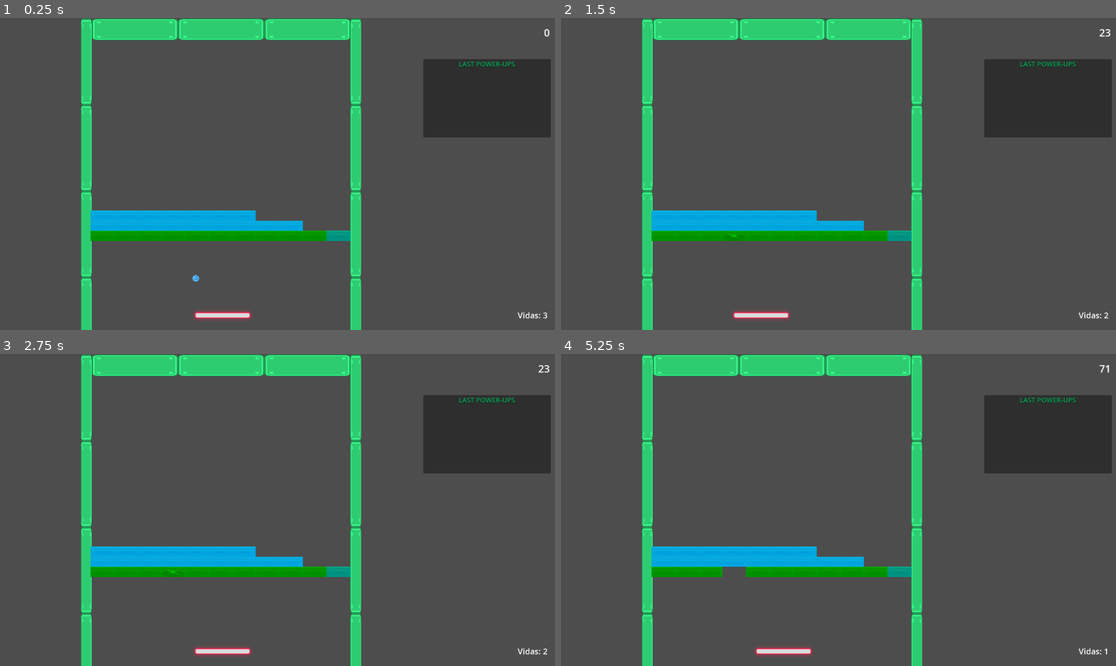
Above: before the commit, frames 1-4 (two rows, left to right).
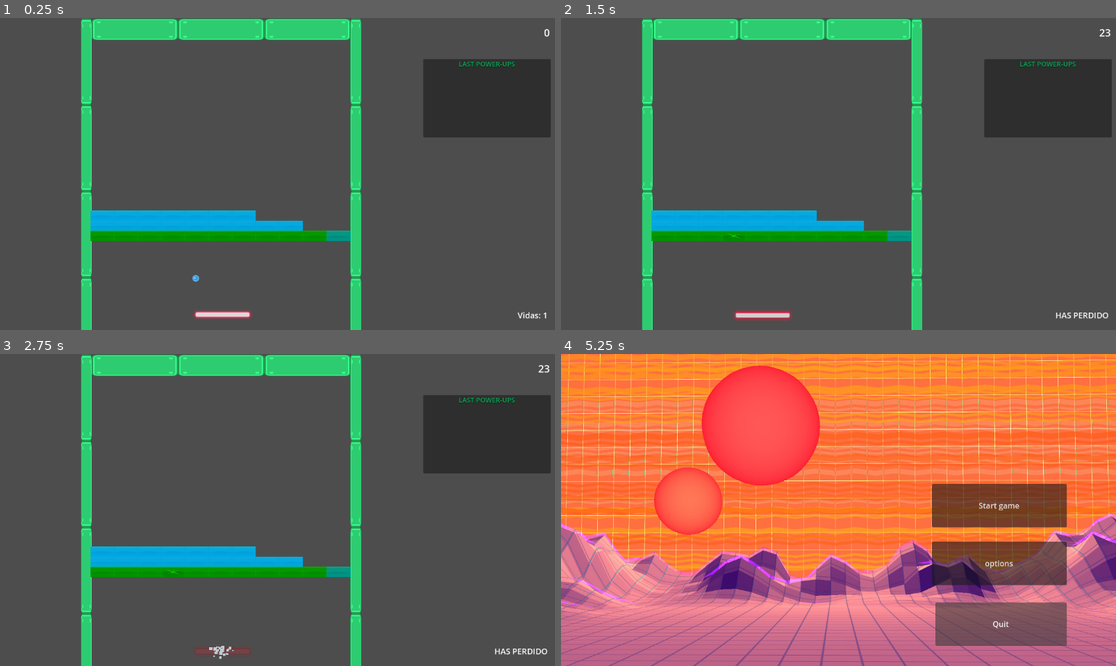
Above: after the commit, the same moments.

Repository: Asmatu-cell/godot.test.arkanoid-clon
Game: Godot game, scene res://Scenes/Niveles/nivel_a.tscn
The game is run twice, just before and just after one commit, with the same random seed, the same clock (stepped at 60 frames per second) and the same inputs. This scene is started directly instead of the project's main scene.
Inputs (mouse positions are in pixels of both pictures, inside the frame that each line leads up to):
- Up to frame 1 (0.25 s): no input
- Up to frame 2 (1.5 s): tap Enter at 0.5 s; tap Space (disparo) at 0.6 s; tap Left (lpad) at 1.35 s
- Up to frame 3 (2.75 s): tap Right (rpad) at 2.1 s
- Up to frame 4 (5.25 s): tap Space (disparo) at 2.85 s; tap Left (lpad) at 3.6 s; tap Right (rpad) at 4.35 s; click (1010, 619) at 5 s, where only the run after the commit has a clickable "Back to Main Menu"

The runs differ from the first frame. In frame 1, 0.2% of the frame differs, in the area x 35-99%, y 93-98%; in frame 2, 0.1%; in frame 3, 0.4%; in frame 4, 100%, in the area x 0-100%, y 0-100%.

Commit message:
Sistema de Game Over, animación de tabla y otros

Diff:
--- a/Scenes/Niveles/nivel_1.tscn
+++ b/Scenes/Niveles/nivel_1.tscn
@@ -386,4 +386,4 @@
 
 [node name="PowerUp" parent="." instance=ExtResource("8_6eof7")]
 position = Vector2(364, 588)
-force_type = "Metal"
+force_type = "Fire"
--- /dev/null
+++ b/Scenes/Niveles/nivel_2.tscn
@@ -0,0 +1,123 @@
+[gd_scene load_steps=8 format=3 uid="uid://umne5wfmrkjd"]
+
+[ext_resource type="Script" path="res://Scenes/Niveles/nivel_a.gd" id="1_k6amf"]
+[ext_resource type="PackedScene" uid="uid://do4fx8tyf7nmr" path="res://Scenes/UI/game_ui.tscn" id="2_sw3jk"]
+[ext_resource type="PackedScene" uid="uid://cmnxmea36b686" path="res://Scenes/paredes/paredes.tscn" id="3_5elsc"]
+[ext_resource type="Script" path="res://Scenes/Camera2D.gd" id="4_wih0w"]
+[ext_resource type="PackedScene" uid="uid://cm6eh8e2jhm88" path="res://Scenes/Bloques/bloque_rosa.tscn" id="5_fplcc"]
+[ext_resource type="PackedScene" uid="uid://dhe0aqb311uvx" path="res://Scenes/Bloques/bloque_amarillo.tscn" id="6_3q0qi"]
+[ext_resource type="PackedScene" uid="uid://bqs2wamsewn58" path="res://Scenes/Bloques/bloque_azul.tscn" id="7_wdrhg"]
+
+[node name="Nivel 2" type="Node2D"]
+script = ExtResource("1_k6amf")
+metadata/_edit_horizontal_guides_ = [420.0, 390.0, 360.0, 660.0]
+metadata/_edit_vertical_guides_ = [28.0, 800.0]
+
+[node name="game_ui" parent="." instance=ExtResource("2_sw3jk")]
+metadata/_edit_lock_ = true
+
+[node name="Paredes" parent="." instance=ExtResource("3_5elsc")]
+position = Vector2(62, 0)
+metadata/_edit_lock_ = true
+
+[node name="Camera2D" type="Camera2D" parent="Paredes"]
+position = Vector2(-1.99999, 302)
+rotation = -1.5708
+anchor_mode = 0
+zoom = Vector2(0.7, 0.7)
+script = ExtResource("4_wih0w")
+
+[node name="Bloques" type="Node" parent="."]
+
+[node name="linea 1" type="Node2D" parent="Bloques"]
+position = Vector2(105, 630)
+
+[node name="Bloque Rosa" parent="Bloques/linea 1" instance=ExtResource("5_fplcc")]
+position = Vector2(658, 15)
+scale = Vector2(1.04414, 1)
+
+[node name="Bloque Amarillo" parent="Bloques/linea 1" instance=ExtResource("6_3q0qi")]
+position = Vector2(-42, 15)
+
+[node name="Bloque Amarillo2" parent="Bloques/linea 1" instance=ExtResource("6_3q0qi")]
+position = Vector2(28, 15)
+
+[node name="Bloque Amarillo3" parent="Bloques/linea 1" instance=ExtResource("6_3q0qi")]
+position = Vector2(98, 15)
+
+[node name="Bloque Amarillo4" parent="Bloques/linea 1" instance=ExtResource("6_3q0qi")]
+position = Vector2(168, 15)
+
+[node name="Bloque Amarillo5" parent="Bloques/linea 1" instance=ExtResource("6_3q0qi")]
+position = Vector2(238, 15)
+
+[node name="Bloque Amarillo6" parent="Bloques/linea 1" instance=ExtResource("6_3q0qi")]
+position = Vector2(308, 15)
+
+[node name="Bloque Amarillo7" parent="Bloques/linea 1" instance=ExtResource("6_3q0qi")]
+position = Vector2(378, 15)
+
+[node name="Bloque Amarillo8" parent="Bloques/linea 1" instance=ExtResource("6_3q0qi")]
+position = Vector2(448, 15)
+
+[node name="Bloque Amarillo9" parent="Bloques/linea 1" instance=ExtResource("6_3q0qi")]
+position = Vector2(518, 15)
+
+[node name="Bloque Amarillo10" parent="Bloques/linea 1" instance=ExtResource("6_3q0qi")]
+position = Vector2(588, 15)
+
+[node name="linea 2" type="Node2D" parent="Bloques"]
+position = Vector2(63, 615)
+
+[node name="Bloque Azul" parent="Bloques/linea 2" instance=ExtResource("7_wdrhg")]
+
+[node name="Bloque Azul2" parent="Bloques/linea 2" instance=ExtResource("7_wdrhg")]
+position = Vector2(70, 0)
+
+[node name="Bloque Azul3" parent="Bloques/linea 2" instance=ExtResource("7_wdrhg")]
+position = Vector2(140, 0)
+
+[node name="Bloque Azul4" parent="Bloques/linea 2" instance=ExtResource("7_wdrhg")]
+position = Vector2(210, 0)
+
+[node name="Bloque Azul5" parent="Bloques/linea 2" instance=ExtResource("7_wdrhg")]
+position = Vector2(280, 0)
+
+[node name="Bloque Azul6" parent="Bloques/linea 2" instance=ExtResource("7_wdrhg")]
+position = Vector2(350, 0)
+
+[node name="Bloque Azul7" parent="Bloques/linea 2" instance=ExtResource("7_wdrhg")]
+position = Vector2(420, 0)
+
+[node name="Bloque Azul8" parent="Bloques/linea 2" instance=ExtResource("7_wdrhg")]
+position = Vector2(490, 0)
+
+[node name="Bloque Azul9" parent="Bloques/linea 2" instance=ExtResource("7_wdrhg")]
+position = Vector2(560, 0)
+
+[node name="linea 3" type="Node2D" parent="Bloques"]
+position = Vector2(63, 585)
+
+[node name="Bloque Azul" parent="Bloques/linea 3" instance=ExtResource("7_wdrhg")]
+
+[node name="Bloque Azul2" parent="Bloques/linea 3" instance=ExtResource("7_wdrhg")]
+position = Vector2(70, 0)
+
+[node name="Bloque Azul3" parent="Bloques/linea 3" instance=ExtResource("7_wdrhg")]
+position = Vector2(140, 0)
+
+[node name="Bloque Azul4" parent="Bloques/linea 3" instance=ExtResource("7_wdrhg")]
+position = Vector2(210, 0)
+
+[node name="Bloque Azul5" parent="Bloques/linea 3" instance=ExtResource("7_wdrhg")]
+position = Vector2(280, 0)
+
+[node name="Bloque Azul6" parent="Bloques/linea 3" instance=ExtResource("7_wdrhg")]
+position = Vector2(350, 0)
+
+[node name="Bloque Azul7" parent="Bloques/linea 3" instance=ExtResource("7_wdrhg")]
+position = Vector2(420, 0)
+
+[node name="linea 4" type="Node2D" parent="Bloques"]
+
+[node name="linea 5" type="Node2D" parent="Bloques"]
--- a/Scenes/UI/fade_transition.tscn
+++ b/Scenes/UI/fade_transition.tscn
@@ -1,4 +1,19 @@
 [gd_scene load_steps=4 format=3 uid="uid://jt35h2qpjbp7"]
+
+[sub_resource type="Animation" id="Animation_yidef"]
+resource_name = "fade_in"
+tracks/0/type = "value"
+tracks/0/imported = false
+tracks/0/enabled = true
+tracks/0/path = NodePath(".:color")
+tracks/0/interp = 1
+tracks/0/loop_wrap = true
+tracks/0/keys = {
+"times": PackedFloat32Array(0, 0.9),
+"transitions": PackedFloat32Array(0.75, 0.2),
+"update": 0,
+"values": [Color(0, 0, 0, 0), Color(0, 0, 0, 1)]
+}
 
 [sub_resource type="Animation" id="Animation_kcyeb"]
 resource_name = "fade_out"
@@ -13,21 +28,6 @@
 "transitions": PackedFloat32Array(0.6, 1),
 "update": 0,
 "values": [Color(0, 0, 0, 1), Color(0, 0, 0, 0)]
-}
-
-[sub_resource type="Animation" id="Animation_yidef"]
-resource_name = "fade_in"
-tracks/0/type = "value"
-tracks/0/imported = false
-tracks/0/enabled = true
-tracks/0/path = NodePath(".:color")
-tracks/0/interp = 1
-tracks/0/loop_wrap = true
-tracks/0/keys = {
-"times": PackedFloat32Array(0, 0.9),
-"transitions": PackedFloat32Array(0.75, 0.2),
-"update": 0,
-"values": [Color(0, 0, 0, 0), Color(0, 0, 0, 1)]
 }
 
 [sub_resource type="AnimationLibrary" id="AnimationLibrary_8qr57"]
--- /dev/null
+++ b/Scenes/UI/game_over_scene.gd
@@ -0,0 +1,16 @@
+extends Node2D
+
+
+# Called when the node enters the scene tree for the first time.
+func _ready() -> void:
+	pass # Replace with function body.
+
+
+# Called every frame. 'delta' is the elapsed time since the previous frame.
+func _process(delta: float) -> void:
+	pass
+
+
+func _on_back_to_main_menu_pressed() -> void:
+	get_tree().change_scene_to_file("res://Scenes/UI/main_menu.tscn")
+	pass # Replace with function body.
--- /dev/null
+++ b/Scenes/UI/game_over_scene.tscn
@@ -0,0 +1,33 @@
+[gd_scene load_steps=4 format=3 uid="uid://ciunkrbi0f7ak"]
+
+[ext_resource type="Script" path="res://Scenes/UI/game_over_scene.gd" id="1_jhdec"]
+[ext_resource type="Texture2D" uid="uid://c3d2jo2picpjr" path="res://Assets/game_over.webp" id="1_unbkt"]
+[ext_resource type="AudioStream" uid="uid://by4nk1l73mu0i" path="res://Assets/music/loop-144037.mp3" id="3_bhmke"]
+
+[node name="GameOverScene" type="Node2D"]
+script = ExtResource("1_jhdec")
+
+[node name="GameOverSprite" type="Sprite2D" parent="."]
+position = Vector2(566.125, 325.5)
+scale = Vector2(0.661133, 0.661133)
+texture = ExtResource("1_unbkt")
+
+[node name="Button_manager" type="Control" parent="."]
+layout_mode = 3
+anchors_preset = 0
+offset_right = 40.0
+offset_bottom = 40.0
+
+[node name="BackToMainMenu" type="Button" parent="Button_manager"]
+layout_mode = 0
+offset_left = 811.0
+offset_top = 515.0
+offset_right = 1048.0
+offset_bottom = 593.0
+text = "Back to Main Menu"
+
+[node name="AudioStreamPlayer2D" type="AudioStreamPlayer2D" parent="."]
+stream = ExtResource("3_bhmke")
+autoplay = true
+
+[connection signal="pressed" from="Button_manager/BackToMainMenu" to="." method="_on_back_to_main_menu_pressed"]
--- a/Scenes/paredes/paredes.gd
+++ b/Scenes/paredes/paredes.gd
@@ -18,8 +18,5 @@
 func _on_out() -> void:
 	var pelotasActuales = get_tree().current_scene.find_children("Pelota*", "", false, false)
 	if pelotasActuales.size() == 0 || pelotasActuales.size() == 1:
-		GameController.life_changed(-1)
-		GameController.clean_powerups()
-		GameController.reset_powers()
-		GameController.create_new_ball()
+		GameController.destroy_ball()
 	pass
--- a/Scenes/tabla/tabla.gd
+++ b/Scenes/tabla/tabla.gd
@@ -18,6 +18,7 @@
 signal new_ball(qty)
 signal set_contact_mode()
 signal disparar()
+signal explotar()
 
 var sticked_balls: = []
 var already_shot = false
@@ -113,3 +114,8 @@
 	already_shot = false
 	if body.has_signal("hit"):
 		body.emit_signal("hit")
+
+
+func _on_explotar() -> void:
+	$AnimationPlayer.play("explosion")
+	pass # Replace with function body.
--- a/Scenes/tabla/tabla.tscn
+++ b/Scenes/tabla/tabla.tscn
@@ -1,14 +1,127 @@
-[gd_scene load_steps=8 format=3 uid="uid://b8gu4c0hduxbe"]
+[gd_scene load_steps=11 format=3 uid="uid://b8gu4c0hduxbe"]
 
 [ext_resource type="Script" path="res://Scenes/tabla/tabla.gd" id="1_odv7k"]
 [ext_resource type="Texture2D" uid="uid://4dj2pgs7w464" path="res://Assets/kenney_rolling-ball-assets/PNG/Retina/laser.png" id="1_ywqq3"]
 [ext_resource type="Texture2D" uid="uid://gc6wjccvo2cl" path="res://Assets/kenney_rolling-ball-assets/PNG/Retina/laser_shooter.png" id="2_m38ub"]
 [ext_resource type="PackedScene" uid="uid://dbjdg5jldafqw" path="res://Scenes/tabla/laser_bullet.tscn" id="3_x43xg"]
 [ext_resource type="AudioStream" uid="uid://5ghupy0kg4co" path="res://Assets/sounds/nes sounds/coin.ogg" id="4_gkuc5"]
-[ext_resource type="AudioStream" uid="uid://7a4dethp2ikh" path="res://Assets/sounds/nes sounds/bounce_back.ogg" id="5_75orq"]
+[ext_resource type="AudioStream" uid="uid://dnd1ca63r0jk5" path="res://Assets/sounds/nes sounds/bomb.ogg" id="6_ur7in"]
 
 [sub_resource type="RectangleShape2D" id="RectangleShape2D_wdy0h"]
 size = Vector2(46, 59.5)
+
+[sub_resource type="Gradient" id="Gradient_c0ai3"]
+offsets = PackedFloat32Array(0, 0.241071, 0.991071, 1)
+colors = PackedColorArray(0.831373, 0.882353, 0.890196, 1, 0.989461, 0.992647, 0.993137, 1, 0.930922, 0.245769, 0.40012, 1, 0.752941, 0, 0, 1)
+
+[sub_resource type="Animation" id="Animation_hamig"]
+resource_name = "explosion"
+length = 1.5
+step = 0.05
+tracks/0/type = "value"
+tracks/0/imported = false
+tracks/0/enabled = true
+tracks/0/path = NodePath("CPUParticles2D:emitting")
+tracks/0/interp = 1
+tracks/0/loop_wrap = true
+tracks/0/keys = {
+"times": PackedFloat32Array(1.25),
+"transitions": PackedFloat32Array(1),
+"update": 1,
+"values": [true]
+}
+tracks/1/type = "value"
+tracks/1/imported = false
+tracks/1/enabled = true
+tracks/1/path = NodePath("CollisionShape2D/Laser:modulate")
+tracks/1/interp = 1
+tracks/1/loop_wrap = true
+tracks/1/keys = {
+"times": PackedFloat32Array(0, 0.85, 1.2, 1.25, 1.35),
+"transitions": PackedFloat32Array(1, 3.13833, 1, 1, 0.482968),
+"update": 0,
+"values": [Color(1, 1, 1, 1), Color(0.92549, 0, 0.0705882, 1), Color(0.941176, 0.176471, 0.235294, 1), Color(0.651668, 0.118019, 0.175007, 1), Color(0.941176, 0.176471, 0.235294, 0)]
+}
+tracks/2/type = "value"
+tracks/2/imported = false
+tracks/2/enabled = true
+tracks/2/path = NodePath("CollisionShape2D/Laser:position")
+tracks/2/interp = 1
+tracks/2/loop_wrap = true
+tracks/2/keys = {
+"times": PackedFloat32Array(0, 0.05, 0.1, 0.15, 0.2, 0.25, 0.3, 0.35, 0.4, 0.45, 0.5, 0.55, 0.6, 0.65, 0.7, 0.75, 0.8, 0.85, 0.9, 0.95, 1, 1.05, 1.35),
+"transitions": PackedFloat32Array(1, 1, 1, 1, 1, 1, 1, 1, 1, 1, 1, 1, 1, 1, 1, 1, 1, 1, 1, 1, 1, 1, 1),
+"update": 0,
+"values": [Vector2(-5, 0), Vector2(0, 5), Vector2(0, -5), Vector2(1, -5), Vector2(-2.5, 5), Vector2(0, -5), Vector2(0, 0), Vector2(-4, 0), Vector2(1, 2), Vector2(-2.5, -1), Vector2(0, 1), Vector2(1, -1), Vector2(-4, -4), Vector2(2, 2), Vector2(-5, -4), Vector2(-1, 1), Vector2(1, -1), Vector2(1, 1), Vector2(5, 2), Vector2(7, -5), Vector2(0, 0), Vector2(0, 0), Vector2(-6.70552e-08, 0)]
+}
+tracks/3/type = "value"
+tracks/3/imported = false
+tracks/3/enabled = true
+tracks/3/path = NodePath("CollisionShape2D/Laser:modulate")
+tracks/3/interp = 1
+tracks/3/loop_wrap = true
+tracks/3/keys = {
+"times": PackedFloat32Array(),
+"transitions": PackedFloat32Array(),
+"update": 0,
+"values": []
+}
+tracks/4/type = "audio"
+tracks/4/imported = false
+tracks/4/enabled = true
+tracks/4/path = NodePath("AudioExplosion")
+tracks/4/interp = 1
+tracks/4/loop_wrap = true
+tracks/4/keys = {
+"clips": [{
+"end_offset": 1.36903,
+"start_offset": 0.070705,
+"stream": ExtResource("6_ur7in")
+}],
+"times": PackedFloat32Array(1.2)
+}
+tracks/4/use_blend = true
+tracks/5/type = "value"
+tracks/5/imported = false
+tracks/5/enabled = true
+tracks/5/path = NodePath("Shoters Container:position")
+tracks/5/interp = 1
+tracks/5/loop_wrap = true
+tracks/5/keys = {
+"times": PackedFloat32Array(0.05, 1),
+"transitions": PackedFloat32Array(1, 1),
+"update": 0,
+"values": [Vector2(0, 0), Vector2(0, 7.05883)]
+}
+tracks/6/type = "value"
+tracks/6/imported = false
+tracks/6/enabled = true
+tracks/6/path = NodePath("Shoters Container:scale")
+tracks/6/interp = 1
+tracks/6/loop_wrap = true
+tracks/6/keys = {
+"times": PackedFloat32Array(0, 0.5, 1),
+"transitions": PackedFloat32Array(1, 1, 1),
+"update": 0,
+"values": [Vector2(0.65, 1), Vector2(0.65, 1), Vector2(0.65, 0.25)]
+}
+tracks/7/type = "value"
+tracks/7/imported = false
+tracks/7/enabled = true
+tracks/7/path = NodePath("Shoters Container:modulate")
+tracks/7/interp = 1
+tracks/7/loop_wrap = true
+tracks/7/keys = {
+"times": PackedFloat32Array(0.2, 1.25),
+"transitions": PackedFloat32Array(1, 1),
+"update": 0,
+"values": [Color(1, 1, 1, 1), Color(1, 1, 1, 0)]
+}
+
+[sub_resource type="AnimationLibrary" id="AnimationLibrary_ot5ru"]
+_data = {
+"explosion": SubResource("Animation_hamig")
+}
 
 [node name="Tabla" type="CharacterBody2D"]
 scale = Vector2(0.9, 0.9)
@@ -17,6 +130,7 @@
 
 [node name="Shoters Container" type="Sprite2D" parent="."]
 visible = false
+scale = Vector2(0.65, 1)
 
 [node name="LaserShooter" type="Sprite2D" parent="Shoters Container"]
 z_index = -1
@@ -39,7 +153,7 @@
 one_way_collision_margin = 2.0
 
 [node name="Laser" type="Sprite2D" parent="CollisionShape2D"]
-position = Vector2(-6.70552e-08, 0)
+position = Vector2(-5, 0)
 scale = Vector2(2, 0.25)
 texture = ExtResource("1_ywqq3")
 
@@ -47,8 +161,67 @@
 stream = ExtResource("4_gkuc5")
 
 [node name="AudioExplosion" type="AudioStreamPlayer2D" parent="."]
-stream = ExtResource("5_75orq")
+
+[node name="CPUParticles2D" type="CPUParticles2D" parent="."]
+texture_filter = 1
+emitting = false
+amount = 30
+lifetime = 0.7
+one_shot = true
+explosiveness = 1.0
+randomness = 0.2
+lifetime_randomness = 0.2
+emission_shape = 3
+emission_rect_extents = Vector2(20, 0)
+spread = 180.0
+gravity = Vector2(0, 0)
+initial_velocity_min = 120.0
+initial_velocity_max = 300.0
+radial_accel_min = 2.0
+radial_accel_max = 3.0
+scale_amount_min = 3.0
+scale_amount_max = 10.0
+color = Color(0.831373, 0.882353, 0.890196, 1)
+color_ramp = SubResource("Gradient_c0ai3")
+hue_variation_max = 0.6
+
+[node name="AnimationPlayer" type="AnimationPlayer" parent="."]
+libraries = {
+"": SubResource("AnimationLibrary_ot5ru")
+}
+
+[node name="Button_manager" type="Control" parent="."]
+layout_mode = 3
+anchors_preset = 0
+offset_right = 40.0
+offset_bottom = 40.0
+
+[node name="Start" type="Button" parent="Button_manager"]
+layout_mode = 0
+offset_left = 770.0
+offset_top = 270.0
+offset_right = 1050.0
+offset_bottom = 360.0
+text = "Start game"
+
+[node name="Options" type="Button" parent="Button_manager"]
+layout_mode = 0
+offset_left = 770.0
+offset_top = 390.0
+offset_right = 1050.0
+offset_bottom = 480.0
+text = "options"
+
+[node name="Quit" type="Button" parent="Button_manager"]
+layout_mode = 0
+offset_left = 777.0
+offset_top = 516.0
+offset_right = 1050.0
+offset_bottom = 606.0
+text = "Quit
+"
 
 [connection signal="disparar" from="." to="." method="_on_disparar"]
+[connection signal="explotar" from="." to="." method="_on_explotar"]
 [connection signal="new_ball" from="." to="." method="_on_new_ball"]
 [connection signal="set_contact_mode" from="." to="." method="_on_set_contact_mode"]
--- a/game_controller.gd
+++ b/game_controller.gd
@@ -3,7 +3,7 @@
 
 const TABLA = preload("res://Scenes/tabla/tabla.tscn")
 
-@export var life = 3
+@export var life = 1
 @export var points = 0
 var labelVidas:Label
 var labelPuntos:Label
@@ -37,6 +37,21 @@
 		disparar()
 	pass
 
+func game_over():
+	labelVidas.text = "HAS PERDIDO"
+	tablaActual.emit_signal("explotar")
+	await get_tree().create_timer(3).timeout
+	get_tree().change_scene_to_file("res://Scenes/UI/game_over_scene.tscn")
+
+func destroy_ball():
+	life_changed(-1)
+	clean_powerups()
+	reset_powers()
+	if life <= 0:
+		game_over()
+	else:
+		create_new_ball()
+
 func reset_powers():
 	modoDisparo = false
 	tablaActual.find_child("Shoters Container").visible = false
@@ -62,8 +77,6 @@
 	life += qty;
 	labelVidas.text = "Vidas: " + str(life)
 
-	if life <= 0:
-		labelVidas.text = "HAS PERDIDO"
 	pass
 
 func create_new_ball() -> void:
Binary file added: Assets/game_over.webp
Not shown, added: Assets/music/loop-144037.mp3
